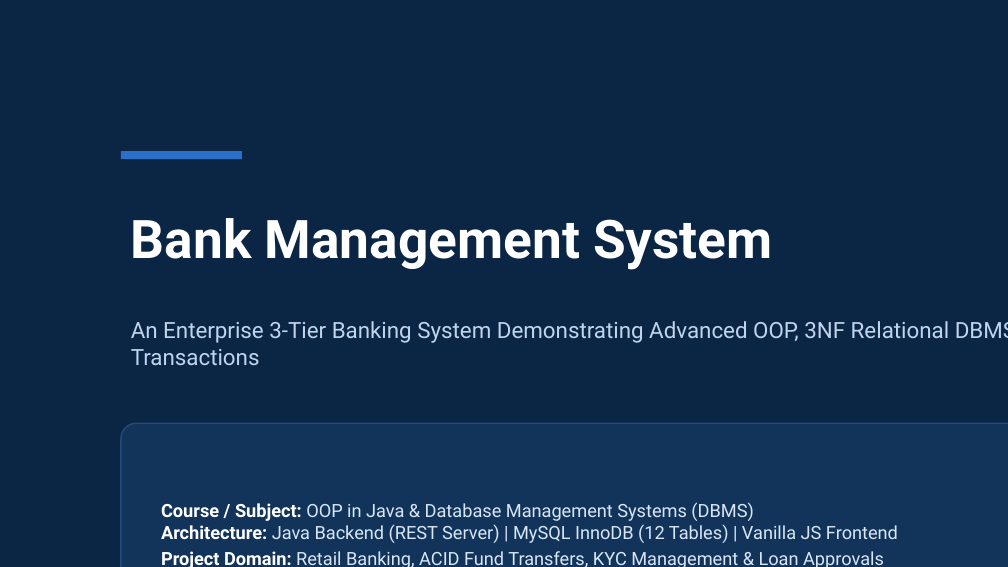
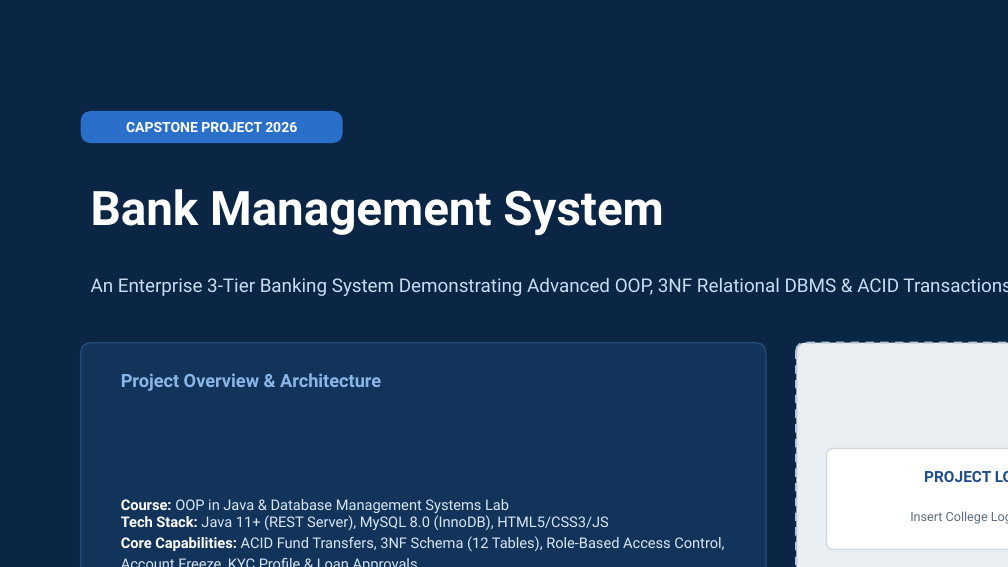
Before and after one commit to patilmanasvi/Bank-Management-System, a slide deck: slide 1 of Bank_Management_System_Presentation.pptx. Drawn at 1008x567 pixels with LibreOffice and Linux fonts; fonts in the diff are those of the drawing. Boxes give left, top, right and bottom in pixels: in the first picture for what was removed or moved away, otherwise in the second. Text is boxed around its words. In the diff, an @@ line names an element or a change of style, - is before the commit and + after.

```diff
--- a/Bank_Management_System_Presentation.pptx
+++ b/Bank_Management_System_Presentation.pptx
@@ rounded rectangle: place and size @@
-rounded rectangle at (121, 151, 242, 159)
+rounded rectangle at (81, 111, 343, 143)
@@ rounded rectangle at (81, 111, 343, 143): rectangle to rounded rectangle @@
@@ text added at (126, 122, 297, 132), 10 pt, text #FFFFFF, bold @@
+CAPSTONE PROJECT 2026
@@ text "Bank Management System": place and size @@
-text "Bank Management System" at (131, 218, 773, 270)
+text "Bank Management System" at (91, 189, 663, 235)
@@ text "Bank Management System" at (91, 189, 663, 235): size 38 to 34 pt @@
@@ text "An Enterprise 3-Tier Banking System ...": place and size @@
-text "An Enterprise 3-Tier Banking System ..." at (131, 321, 1008, 365)
+text "An Enterprise 3-Tier Banking System ..." at (91, 278, 1008, 296)
@@ text "An Enterprise 3-Tier Banking System ..." at (91, 278, 1008, 296): size 16 to 13.5 pt, text colour #C0D4EC to #C8DCF2 @@
@@ rounded rectangle: place and size @@
-rounded rectangle at (121, 423, 1008, 567)
+rounded rectangle at (81, 343, 766, 567)
@@ rounded rectangle at (81, 343, 766, 567): proportions changed @@
@@ rounded rectangle added at (796, 343, 1008, 567), fill #EAEEF3, outline #B8C7D9 1.5 pt dashed @@
@@ text added at (121, 373, 381, 391), 13 pt, text #89B6E8, bold @@
+Project Overview & Architecture
@@ rounded rectangle added at (827, 449, 1008, 549), fill #FFFFFF, outline #D1D9E2 1 pt @@
@@ text added at (924, 471, 991, 482), 11 pt, text #1D4E89, bold @@
+PROJECT LOGO / UI PREVIEW
@@ text at (121, 499, 724, 551): text changed; size 13 to 10.5 pt @@
-Course / Subject: OOP in Java & Database Management Systems (DBMS)
-Architecture: Java Backend (REST Server) | MySQL InnoDB (12 Tables) | Vanilla JS Frontend
-Project Domain: Retail Banking, ACID Fund Transfers, KYC Management & Loan Approvals
+Course: OOP in Java & Database Management Systems Lab
+Tech Stack: Java 11+ (REST Server), MySQL 8.0 (InnoDB), HTML5/CSS3/JS
+Core Capabilities: ACID Fund Transfers, 3NF Schema (12 Tables), Role-Based Access Control, Account Freeze, KYC Profile & Loan Approvals
@@ text added at (910, 511, 988, 524), 9 pt, text #5B6B7E @@
+Insert College Logo or Dashboard Mockup
```
Also in this commit, not shown: 12 other slides changed, 2 other files.
